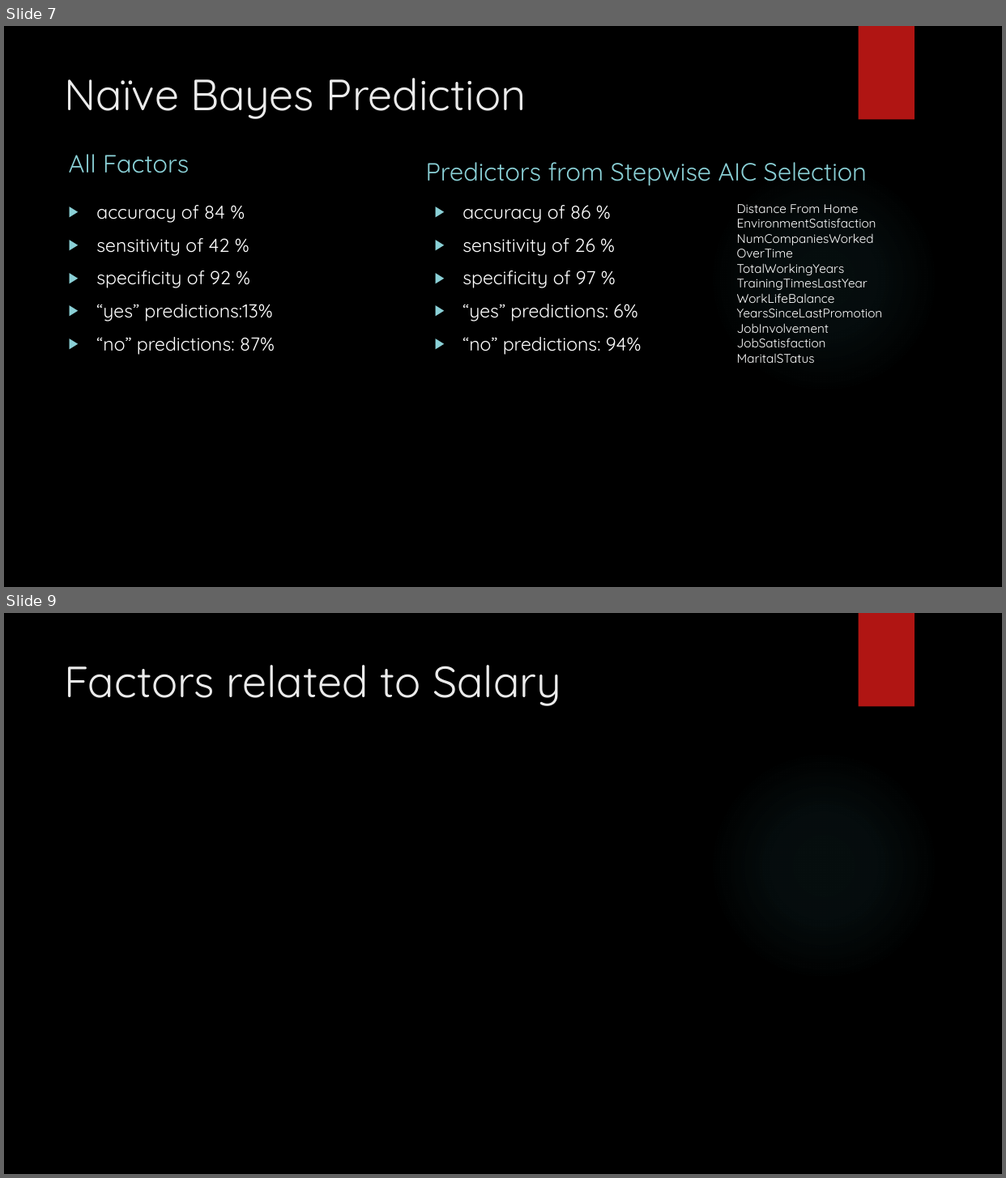
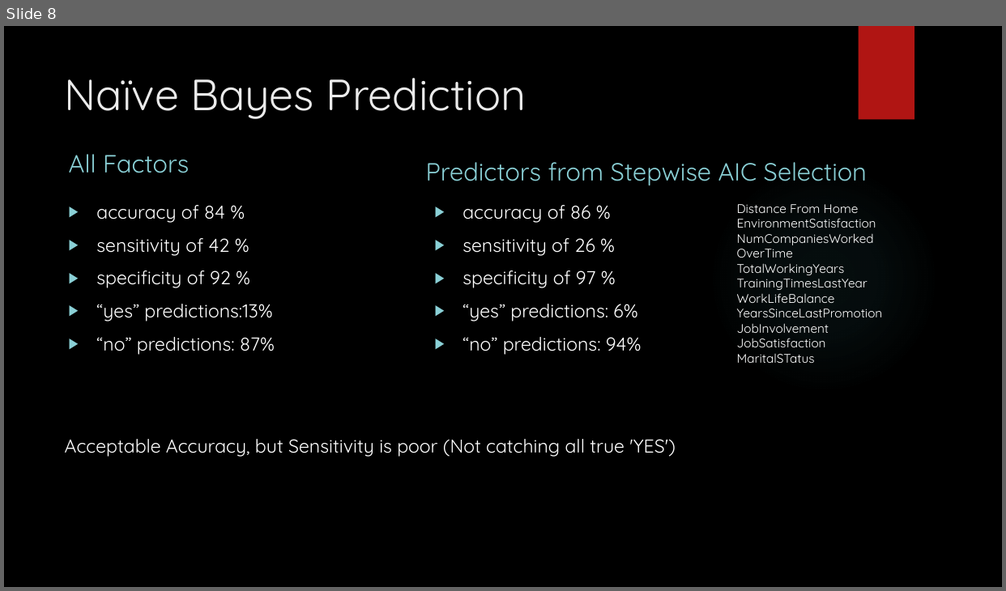
Before and after one commit to rmpalmer/CaseStudy2DDS, a slide deck: Richard_Palmer_Case_Study_2.pptx. Shown one above the other, each under a label of ours: slides 7 and 9 before the commit, slide 8 after it; the slides between them are not shown. The pictures are 1006x1178 and 1006x591 pixels, drawn with LibreOffice and Linux fonts; fonts in the diff are those of the drawing; background and template pictures are left out. Boxes give left, top, right and bottom in pixels: in the first picture for what was removed or moved away, otherwise in the second. Text is boxed around its words. In the diff, an @@ line names an element or a change of style, - is before the commit and + after.

```diff
--- a/Richard_Palmer_Case_Study_2.pptx
+++ b/Richard_Palmer_Case_Study_2.pptx
@@ slide 9 removed at (4, 613, 1002, 1174), background picture (left out); not listed: 2 template elements that a slide beside it also shows @@
@@ title removed at (65, 665, 561, 706) @@
-Factors related to Salary
@@ what was slide 7 is now slide 8 @@
@@ slide 8 changed as well @@
@@ text added at (65, 439, 675, 457), 18 pt, text #FFFFFF @@
+Acceptable Accuracy, but Sensitivity is poor (Not catching all true 'YES')
```
Also in this commit, not shown: 5 other slides changed, 10 slides added, 4 other slides removed.
